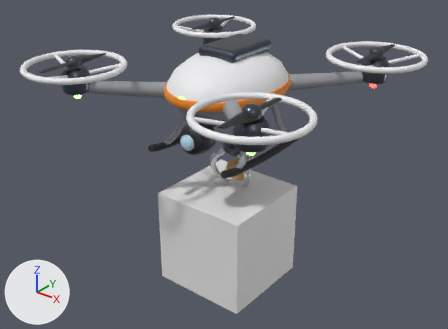
A saved change to the FBX model art/export/fbx/Drone.fbx.
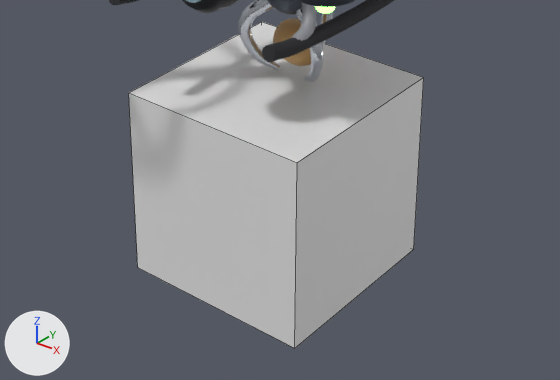
Old and new are each drawn whole from a 50 mm camera at (3.42, -4.34, 3.46) aimed at (-0.04, -0.02, 0.77) and again close up on the part from 22% to 81% of the width and 45% to 100% of the height. Every picture has the same lights, and +X, +Y and +Z are marked at lower left. The last two pictures show the newer version. The close-ups show mesh edges as thin lines. Where no turn or scale is listed for an object, it has been applied to the vertices.

Objects in the first close-up: 'DroneBody/Claw__Chrome@sway_x_6_3.14_0.25#0,0.94,-0.12', 'DroneBody/Claw__Potato@sway_x_6_3.14_0.25#0,0.94,-0.12', 'DroneBody__Black@bob_0.12_3.14#0,1.6,0', 'DroneBody__Grey@bob_0.12_3.14#0,1.6,0', 'DroneBody__Rubber@bob_0.12_3.14#0,1.6,0', 'Origin__Pivot.081' and 3 more.
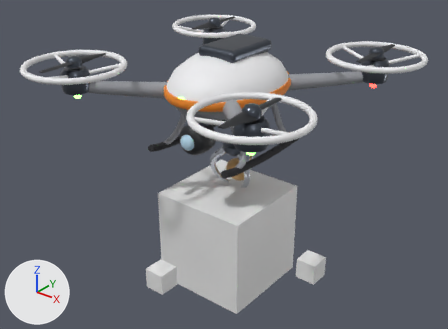
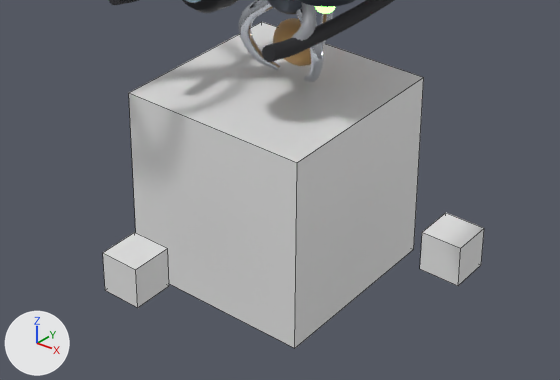
What differs and where, as boxes (x1, y1, x2, y2) in the close-ups (560 x 380 px):
```json
{"object": "Origin__AxisZ", "change": "added", "after": [103, 232, 169, 308]}
{"object": "Origin__AxisX", "change": "added", "after": [420, 213, 484, 286]}
```

Edits to the scene script, one JSON object a line:
```json
{"op": "add", "block": "me_origin__axisx", "code": ["me_origin__axisx = bpy.data.meshes.new('Origin__AxisX')", "me_origin__axisx.from_pydata(...)  # a box spanning x -0.1..0.1, y -0.1..0.1, z -0.1..0.1"]}
{"op": "add", "block": "ob_origin__axisx", "code": ["ob_origin__axisx = bpy.data.objects.new('Origin__AxisX', me_origin__axisx)", "ob_origin__axisx.location = (1.0, 0.0, 0.0)"]}
{"op": "add", "block": "ob_origin__axisz", "code": ["ob_origin__axisz = bpy.data.objects.new('Origin__AxisZ', me_origin__axisx.copy())", "ob_origin__axisz.location = (0.0, -1.0, 0.0)"]}
```
